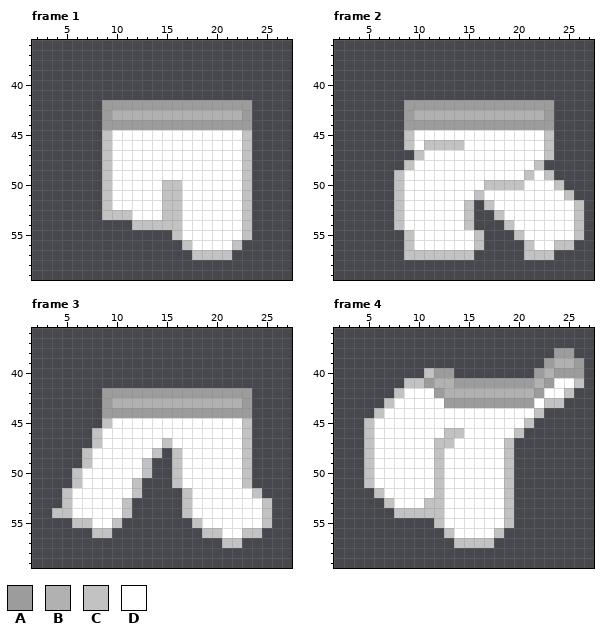
Two states of a pixel-art file, Assets/Resources/Clothes/Legs Left.aseprite. This is how it looked before the edit.
32x64 pixels, 4 frames. Shown: frame 1: x 2..27, y 36..59; frame 2: x 2..27, y 36..59; frame 3: x 2..27, y 36..59; frame 4: x 2..27, y 36..59.
Palette (. is transparent): A #9c9c9c  B #b1b1b1  C #c2c2c2  D #ffffff
After:
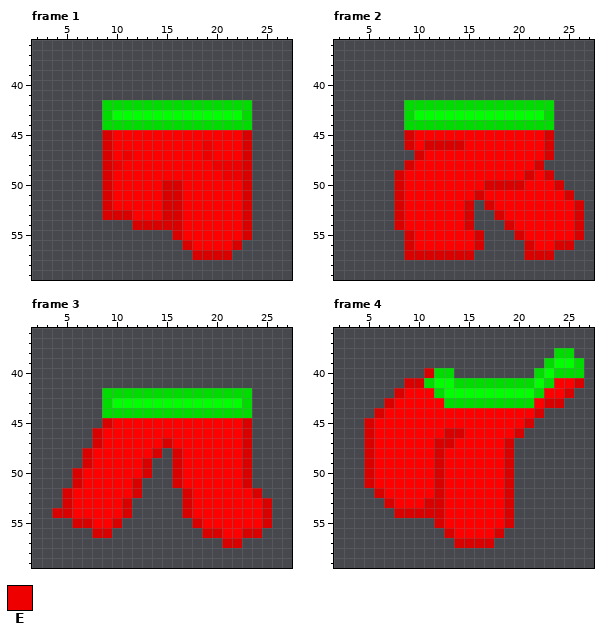
Colours new in this view: E #ee0000
Difference:
{"colour":"A","old":"#9c9c9c","new":"#00db00"}
{"colour":"B","old":"#b1b1b1","new":"#00ff00"}
{"colour":"C","old":"#c2c2c2","new":"#d90000"}
{"colour":"D","old":"#ffffff","new":"#ff0000"}
{"where": "frame 1, layer \"Legs\""}
{"frame":1,"y":46,"x":19,"old":"D","new":"E"}
{"frame":1,"y":47,"x":11,"old":"D","new":"E"}
{"frame":1,"y":47,"x":19,"old":"D","new":"E"}
{"frame":1,"y":48,"x":10,"old":"D","new":"E"}
{"frame":1,"y":48,"x":20,"old":"DDD","new":"EEE"}
{"frame":1,"y":49,"x":21,"old":"DD","new":"EE"}
{"label":"changed","picture_box":[102,100,252,260]}
{"label":"changed","picture_box":[394,100,584,260]}
{"label":"changed","picture_box":[52,388,272,548]}
{"label":"changed","picture_box":[364,348,584,548]}
